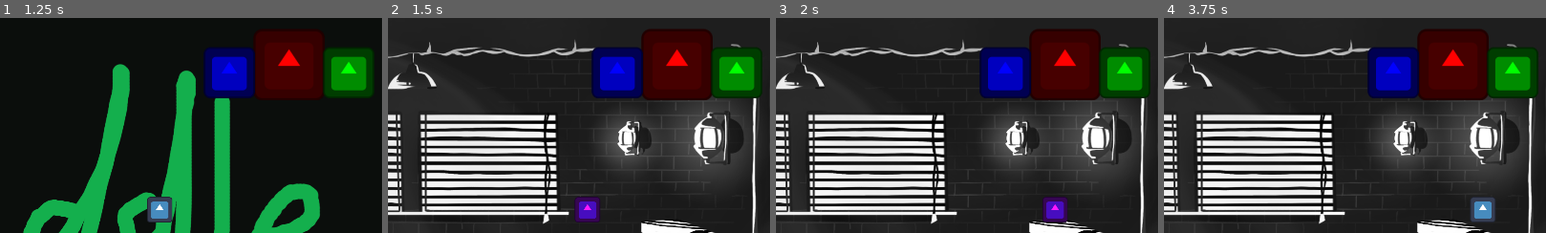
Above: before the commit, frames 1-4 (left to right).
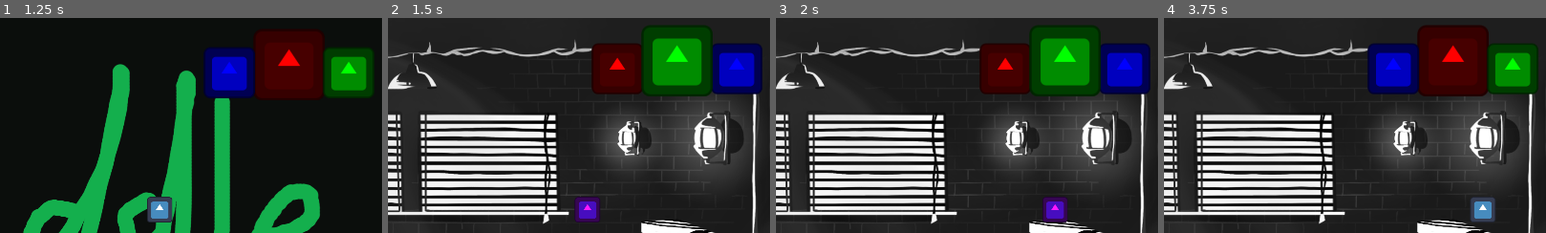
Above: after the commit, the same moments.

Repository: godzilla5hrimp/TheaterJumpShootMan
Game: Godot game, scene res://scenes/main.tscn
Two runs of this game, one before a commit and one after it. Both use one fixed random seed, a clock stepped at 60 frames per second and the inputs below. The engine's default icon, where the game draws it, is replaced by a stand-in: a white triangle on a blue panel in a dark square.
Inputs:
- Up to frame 1 (1.25 s): tap Enter at 0.5 s; hold Right (moveRight) from 0.53 s (still down); tap P (ReduceUIHearts) at 0.6 s; tap X (SwapMaskForward) at 0.77 s
- Up to frame 2 (1.5 s): keep holding Right (moveRight); tap E (change_mask_next) at 1.35 s
- Up to frame 3 (2 s): keep holding Right (moveRight); tap X (SwapMaskForward) at 1.52 s
- Up to frame 4 (3.75 s): release Right (moveRight) at 2.03 s; hold Left (moveLeft) 2.03-2.78 s; tap Q (change_mask_previous) at 2.1 s; hold Right (moveRight) from 2.78 s (still down); tap M (change_middle_ages) at 2.85 s; tap X (SwapMaskForward) at 3.02 s; tap N (change_noire) at 3.6 s
The pictures show only the part of the screen within x 46-96%, y 0-50%; the shares and areas given below are measured in that part.

Frame 1 is identical in both runs. In frame 2, 13% of the frame differs, in the area x 53-98%, y 3-39%; in frame 3, 13%; in frame 4, 3.0%.

Commit message:
connected to right signal

Diff:
--- a/mask-game-jam-game/scenes/main.gd
+++ b/mask-game-jam-game/scenes/main.gd
@@ -36,7 +36,3 @@
 
 func _on_actor_hit(lives: Variant, healthbar: Variant) -> void:
 	print ("lose hp")
-
-
-func _on_actor_mask_changed(mask_changed: Variant) -> void:
-	pass # Replace with function body.
--- a/mask-game-jam-game/scenes/main.tscn
+++ b/mask-game-jam-game/scenes/main.tscn
@@ -32,7 +32,7 @@
 [node name="MusicManager" parent="." unique_id=1605363832 instance=ExtResource("6_tefeu")]
 
 [connection signal="hit" from="Actor" to="Control" method="_on_actor_hit"]
-[connection signal="mask_changed" from="Actor" to="." method="_on_actor_mask_changed"]
+[connection signal="mask_changed" from="Actor" to="Control" method="_on_actor_mask_changed"]
 [connection signal="middle_ages" from="Actor" to="LevelManager" method="_on_actor_middle_ages"]
 [connection signal="noire" from="Actor" to="LevelManager" method="_on_actor_noire"]
 [connection signal="puppets" from="Actor" to="LevelManager" method="_on_actor_puppets"]
